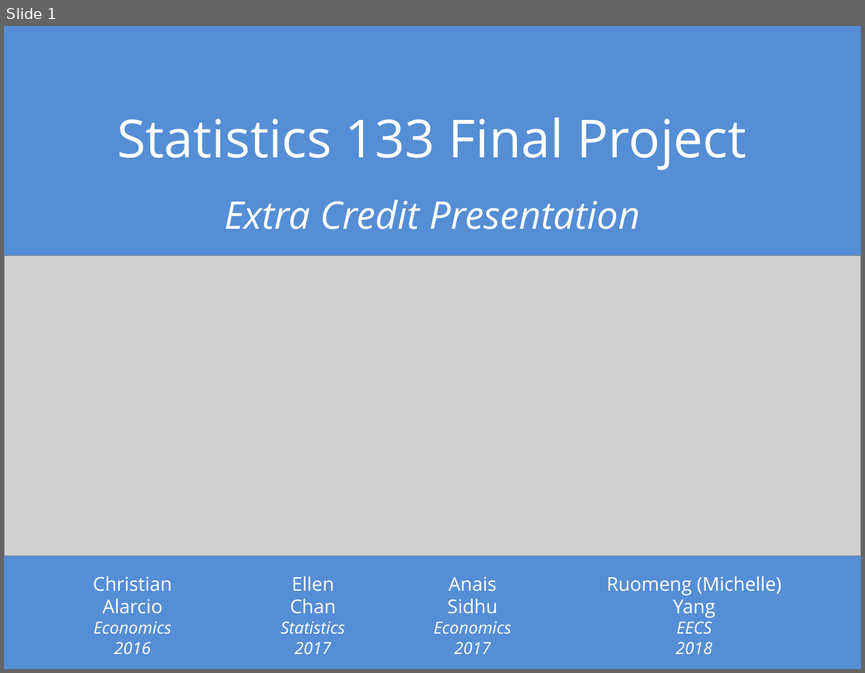
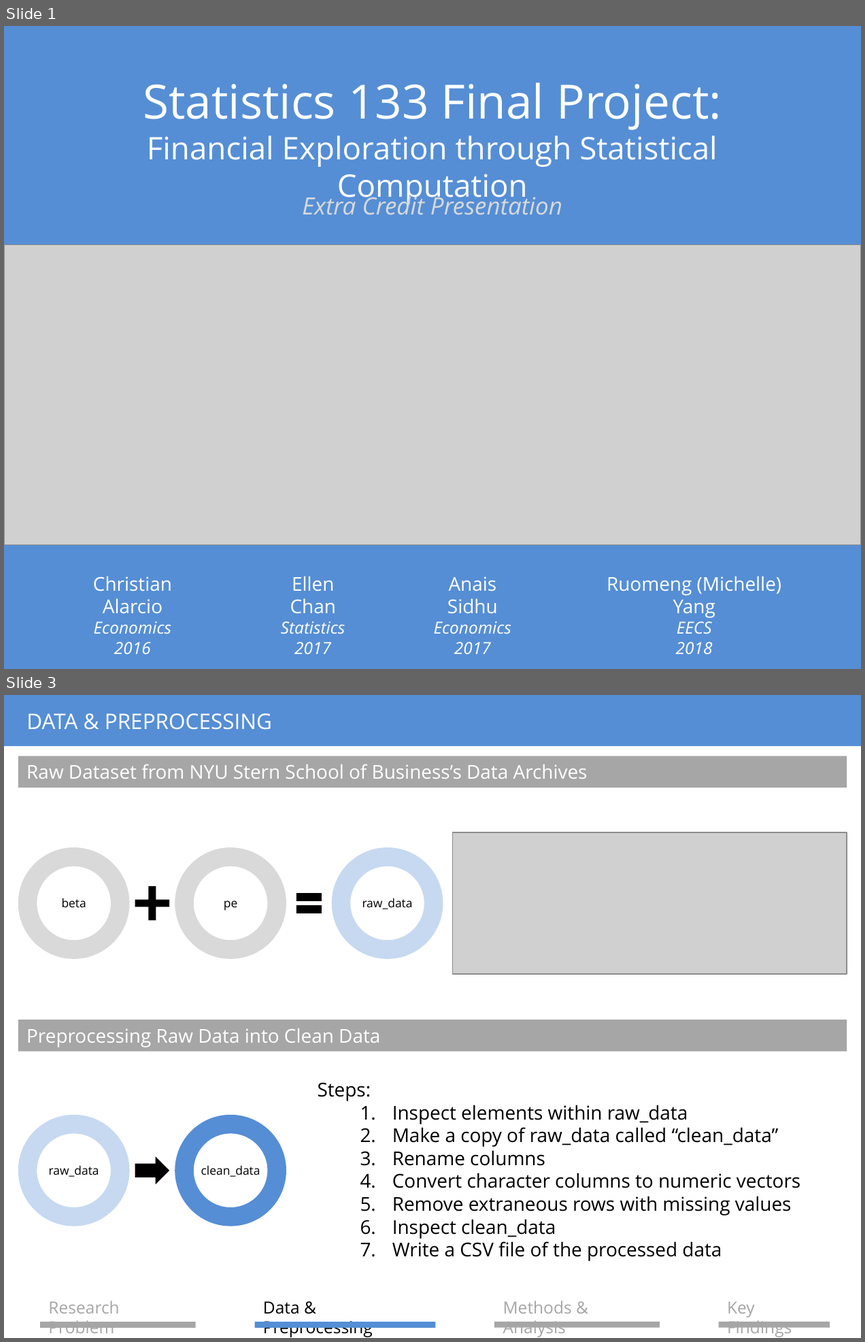
Before and after one commit to elleismatic/stat133-final, a slide deck: report/extra_credit_presentation.pptx. Shown one above the other, each under a label of ours: slide 1 before the commit, slides 1 and 3 after it; the slides between them are not shown. The pictures are 865x673 and 865x1342 pixels, drawn with LibreOffice and Linux fonts; fonts in the diff are those of the drawing; grey boxes stand for pictures. Boxes give left, top, right and bottom in pixels: in the first picture for what was removed or moved away, otherwise in the second. Text is boxed around its words. In the diff, an @@ line names an element or a change of style, - is before the commit and + after.

```diff
--- a/report/extra_credit_presentation.pptx
+++ b/report/extra_credit_presentation.pptx
@@ slide 3 added at <box>4,695,861,1338</box>, background #FFFFFF @@
@@ rectangle added at <box>4,695,861,747</box>, fill #558ED5 @@
@@ title added at <box>26,713,272,730</box>, 18 pt, text #FFFFFF @@
+DATA & PREPROCESSING
@@ rectangle added at <box>18,756,847,787</box>, fill #A6A6A6, 16 pt, text #FFFFFF @@
+Raw Dataset from NYU Stern School of Business’s Data Archives
@@ picture added at <box>452,832,847,974</box> @@
@@ donut added at <box>18,847,130,959</box>, fill #D9D9D9, 10 pt, text #000000 @@
+beta
@@ donut added at <box>175,847,286,959</box>, fill #D9D9D9, 10 pt, text #000000 @@
+pe
@@ donut added at <box>331,847,443,959</box>, fill #C6D9F1, 10 pt, text #000000 @@
+raw_data
@@ plus added at <box>135,886,169,920</box>, fill #000000 @@
@@ math equal added at <box>292,886,326,920</box>, fill #000000 @@
@@ rectangle added at <box>18,1020,847,1051</box>, fill #A6A6A6, 16 pt, text #FFFFFF @@
+Preprocessing Raw Data into Clean Data
@@ text added at <box>317,1082,800,1261</box>, 16 pt, text #000000 @@
+Steps:
+  1. Inspect elements within raw_data
+  2. Make a copy of raw_data called “clean_data”
+  3. Rename columns
+  4. Convert character columns to numeric vectors
+  5. Remove extraneous rows with missing values
+  6. Inspect clean_data
+  7. Write a CSV file of the processed data
@@ donut added at <box>18,1115,130,1226</box>, fill #C6D9F1, 10 pt, text #000000 @@
+raw_data
@@ donut added at <box>175,1115,286,1226</box>, fill #558ED5, 10 pt, text #000000 @@
+clean_data
@@ right arrow added at <box>135,1156,169,1183</box>, fill #000000 @@
@@ group added at <box>40,1300,830,1337</box>: 4 texts, 4 rectangles @@
+Research Problem
+Data & Preprocessing
+Methods & Analysis
+Key Findings
@@ slide 1 changed as well @@
@@ title at <box>143,82,721,204</box>: text changed; size 44 to 26.1 pt @@
-Statistics 133 Final Project
+Statistics 133 Final Project:
+Financial Exploration through Statistical Computation
@@ subtitle "Extra Credit Presentation" at <box>302,192,562,215</box>: size 32 to 20 pt, text colour #FFFFFF to #D9D9D9; less space between paragraphs @@
@@ picture: place and size @@
-picture at <box>4,256,861,556</box>
+picture at <box>4,244,861,544</box>
```
Also in this commit, not shown: 1 other slide changed, 5 other slides added, 1 slide removed, 3 other files.
